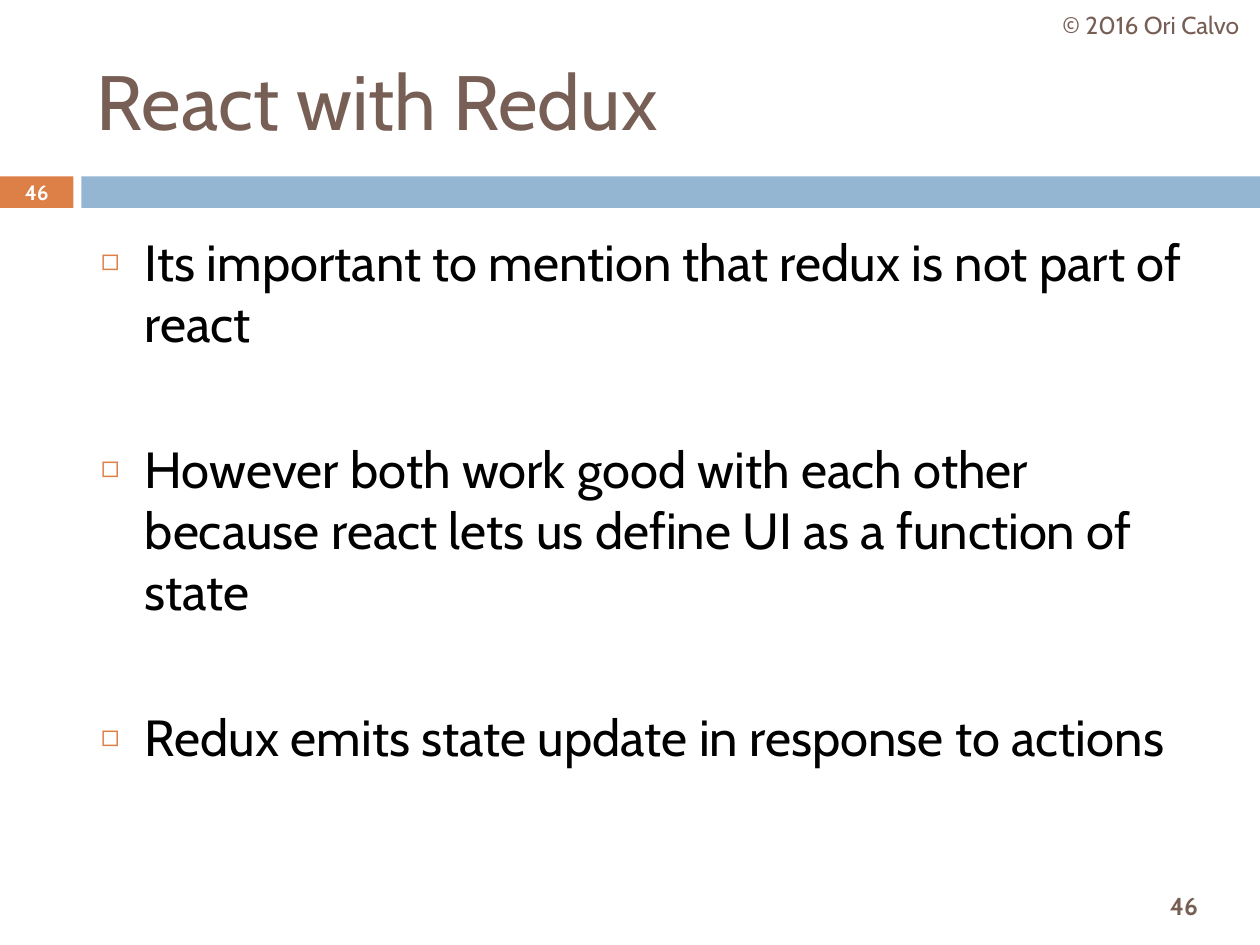
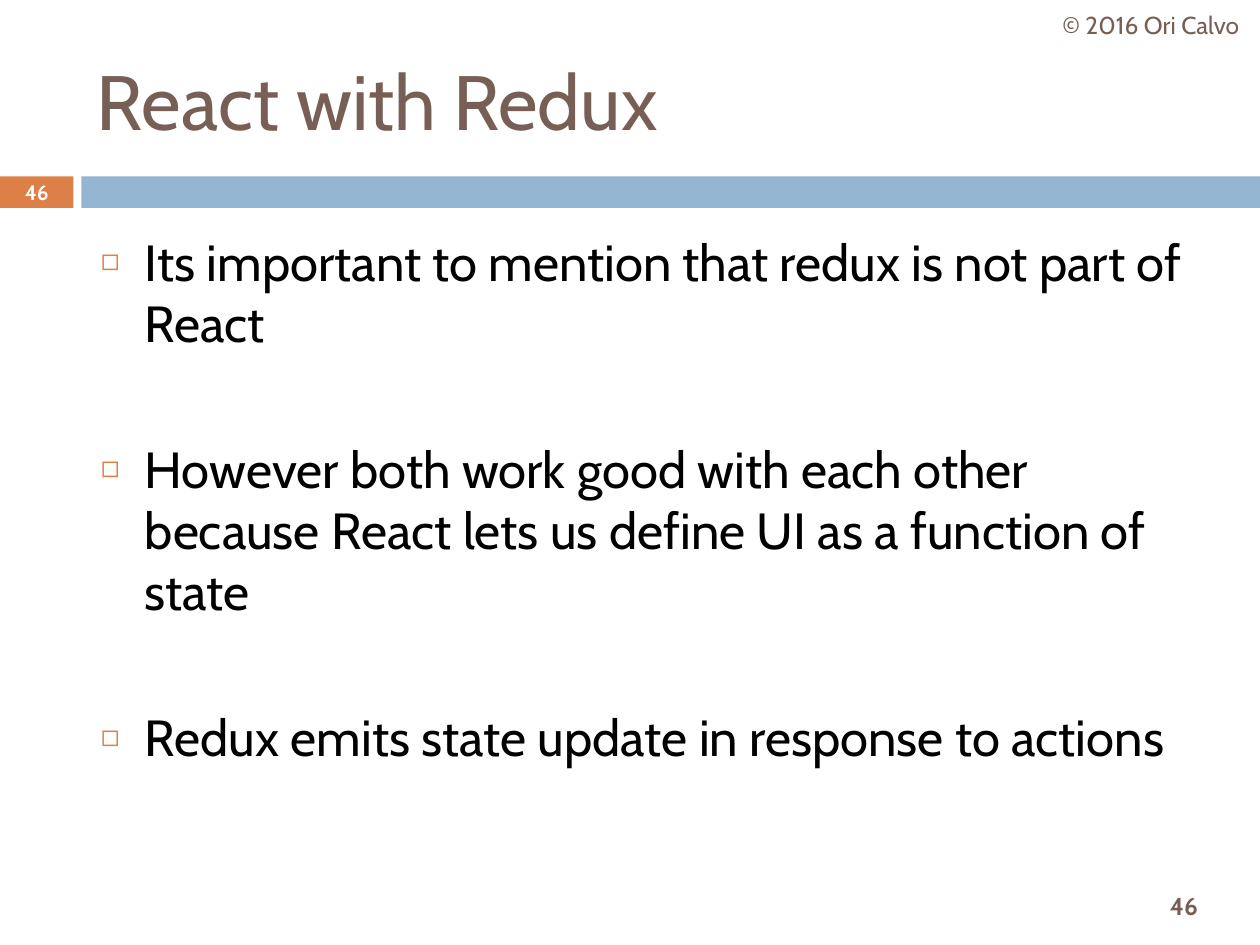
Before and after one commit to oricalvo/course-redux, a slide deck: slide 46 of Redux.pptx. Drawn at 1260x945 pixels with LibreOffice and Linux fonts; fonts in the diff are those of the drawing. Boxes give left, top, right and bottom in pixels: in the first picture for what was removed or moved away, otherwise in the second. Text is boxed around its words. In the diff, an @@ line names an element or a change of style, - is before the commit and + after.

```diff
--- a/Redux.pptx
+++ b/Redux.pptx
@@ text at [145,243,1181,611]: text changed @@
-◻ Its important to mention that redux is not part of react
-◻ However both work good with each other because react lets us define UI as a function of state
+◻ Its important to mention that redux is not part of React
+◻ However both work good with each other because React lets us define UI as a function of state
```
Also in this commit, not shown: 8 other slides changed, 16 slides added.
